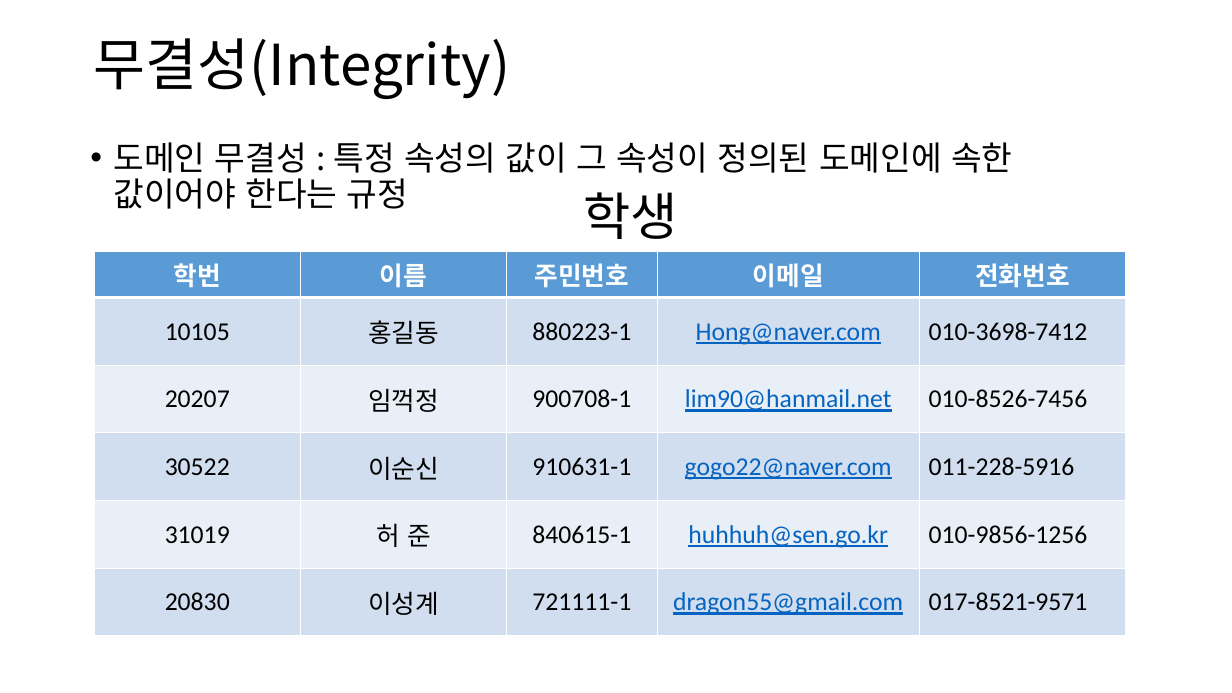
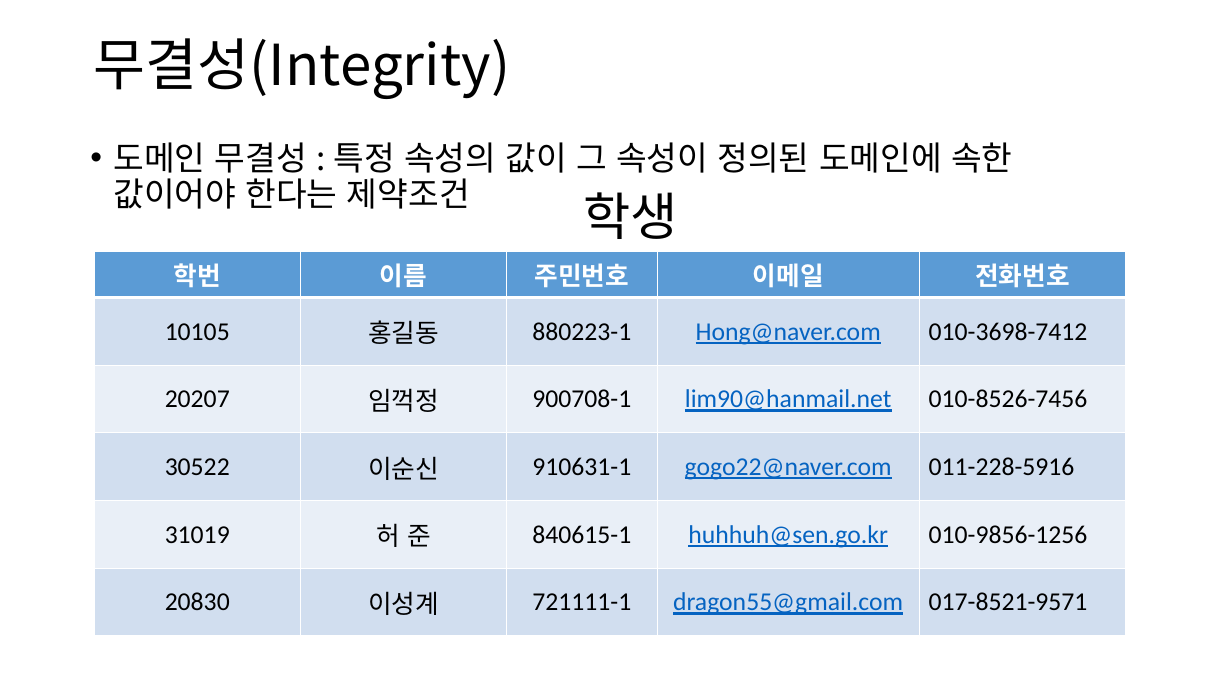
Before and after one commit to lhs501/mirim, a slide deck: slide 10 of schema.pptx. Drawn at 1232x693 pixels with LibreOffice and Linux fonts; fonts in the diff are those of the drawing. Boxes give left, top, right and bottom in pixels: in the first picture for what was removed or moved away, otherwise in the second. Text is boxed around its words. In the diff, an @@ line names an element or a change of style, - is before the commit and + after.

```diff
--- a/schema.pptx
+++ b/schema.pptx
@@ text at (113,142,1012,209): text changed @@
-• 도메인 무결성 : 특정 속성의 값이 그 속성이 정의된 도메인에 속한 값이어야 한다는 규정
+• 도메인 무결성 : 특정 속성의 값이 그 속성이 정의된 도메인에 속한 값이어야 한다는 제약조건
```
Also in this commit, not shown: 8 other slides changed, 3 other files.
